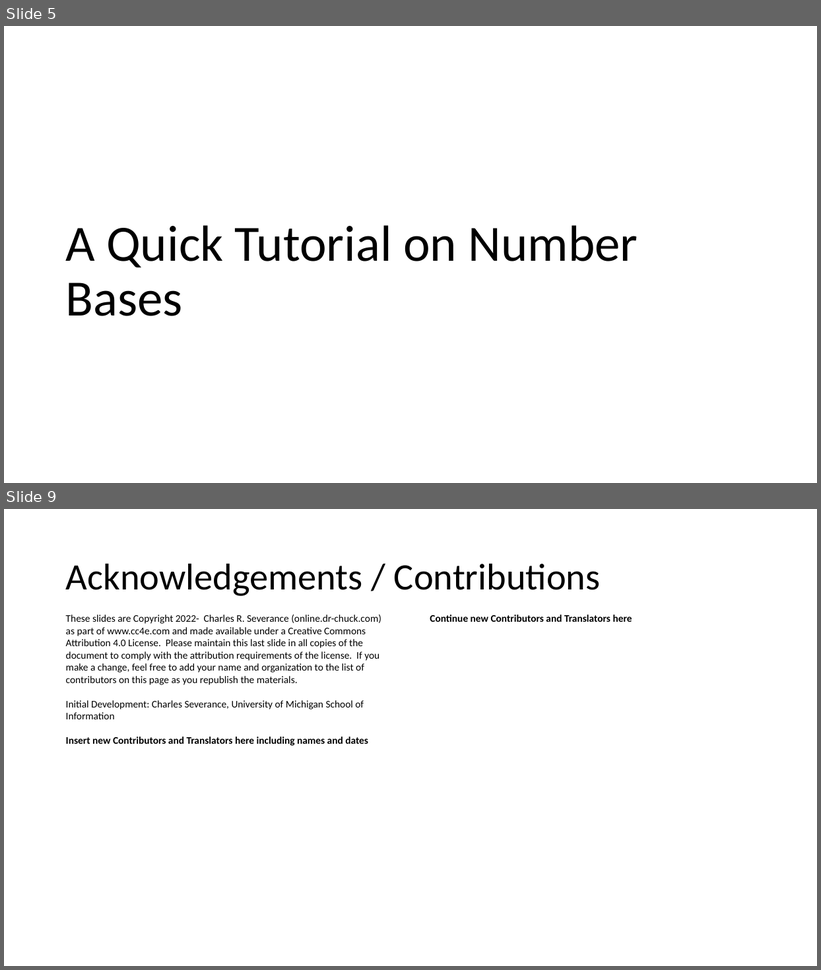
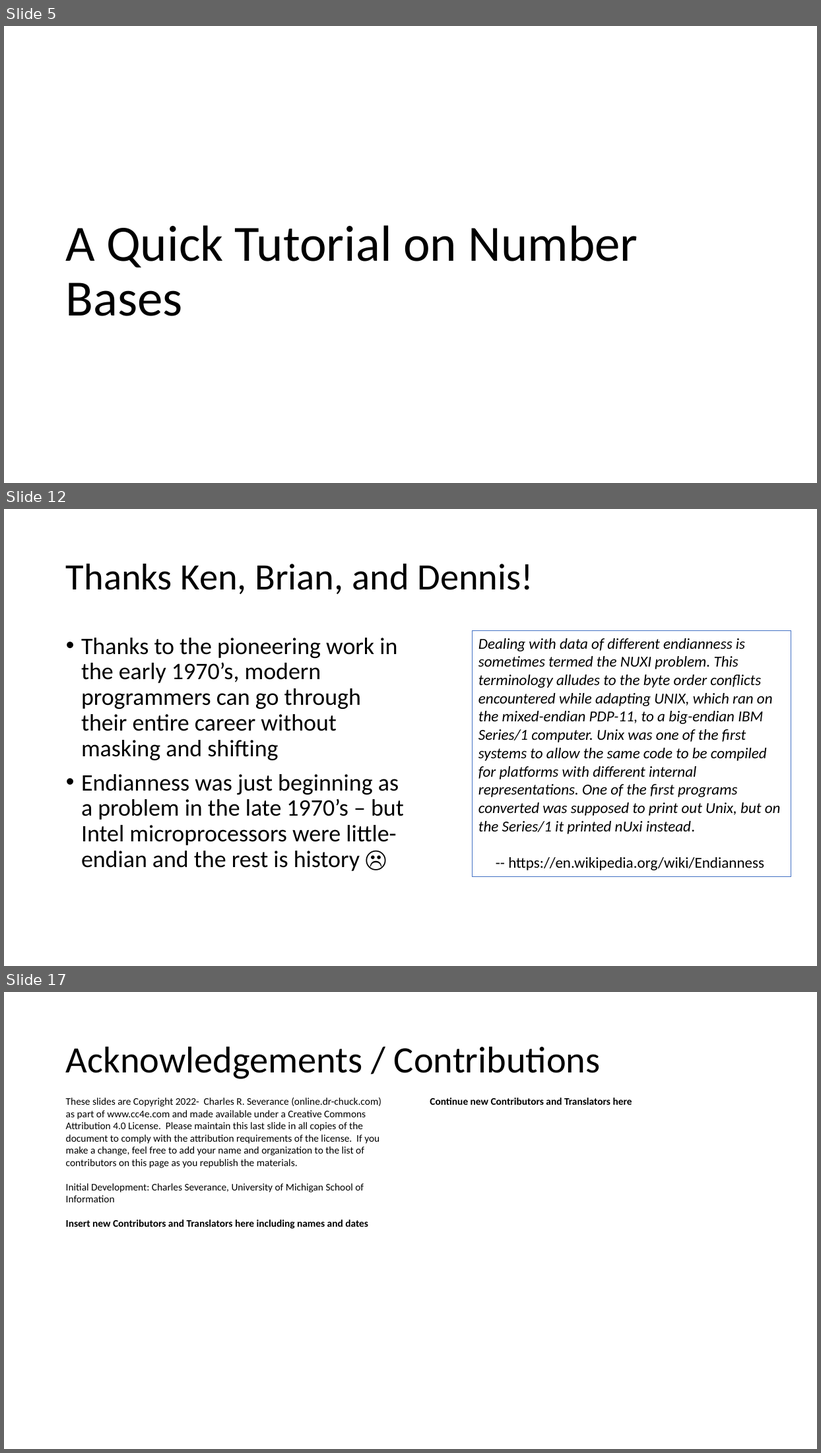
Before and after one commit to csev/cc4e, a slide deck: lectures/KR-2.pptx. Shown one above the other, each under a label of ours: slides 5 and 9 before the commit, slides 5, 12 and 17 after it; the slides between them are not shown. The pictures are 821x970 and 821x1453 pixels, drawn with LibreOffice and Linux fonts; fonts in the diff are those of the drawing. Boxes give left, top, right and bottom in pixels: in the first picture for what was removed or moved away, otherwise in the second. Text is boxed around its words. In the diff, an @@ line names an element or a change of style, - is before the commit and + after.

```diff
--- a/lectures/KR-2.pptx
+++ b/lectures/KR-2.pptx
@@ slide 12 added at [4, 509, 817, 966], background #FFFFFF @@
@@ title added at [66, 563, 533, 594], 44 pt, text #000000 @@
+Thanks Ken, Brian, and Dennis!
@@ text added at [81, 638, 404, 871], 28 pt, text #000000 @@
+• Thanks to the pioneering work in the early 1970’s, modern programmers can go through their entire career without masking and shifting
+• Endianness was just beginning as a problem in the late 1970’s – but Intel microprocessors were little-endian and the rest is history ☹
@@ rectangle added at [473, 631, 791, 877], outline #4472C4 0.75 pt, 18 pt, text #000000, italic @@
+Dealing with data of different endianness is sometimes termed the NUXI problem. This terminology alludes to the byte order conflicts encountered while adapting UNIX, which ran on the mixed-endian PDP-11, to a big-endian IBM Series/1 computer. Unix was one of the first systems to allow the same code to be compiled for platforms with different internal representations. One of the first programs converted was supposed to print out Unix, but on the Series/1 it printed nUxi instead.
+-- https://en.wikipedia.org/wiki/Endianness
@@ what was slide 9 is now slide 17 @@
```
Also in this commit, not shown: 2 slides changed, 8 other slides added, 1 slide removed, 1 other file.
